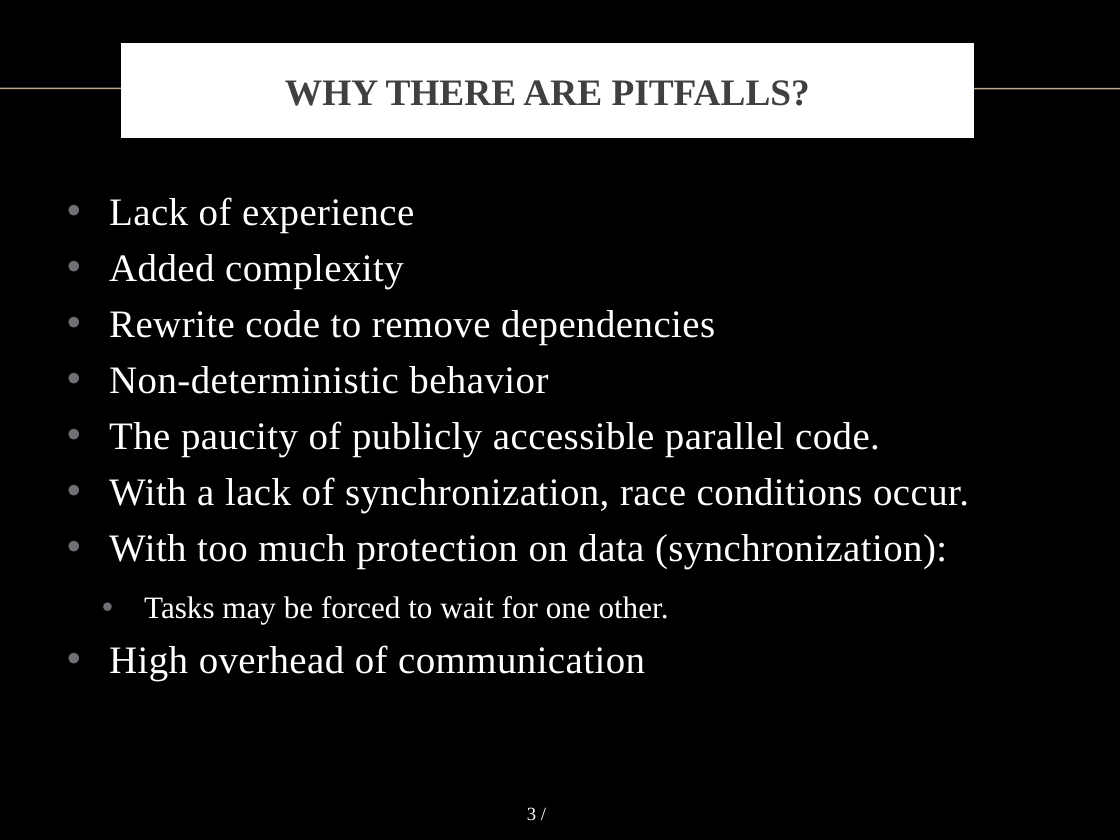
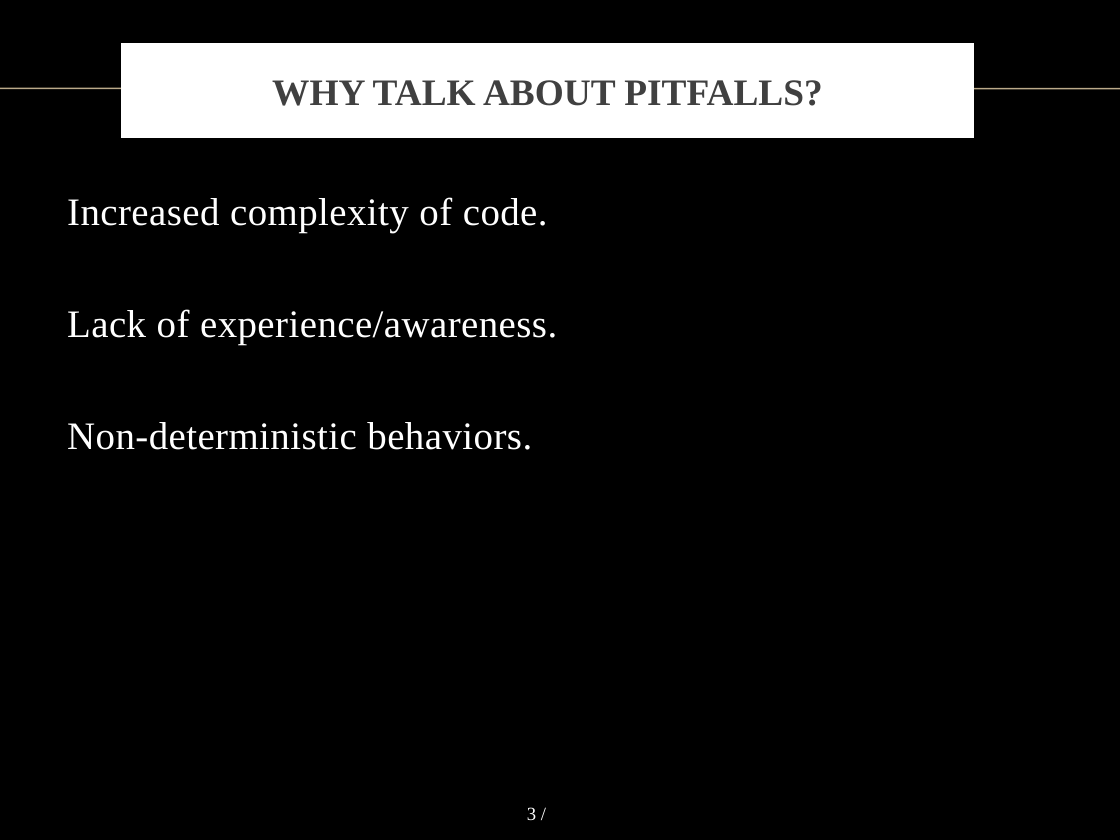
Before and after one commit to vong-srey/Paravantage, a slide deck: slide 3 of Presentation.pptx. Drawn at 1120x840 pixels with LibreOffice and Linux fonts; fonts in the diff are those of the drawing; background and template pictures are left out. Boxes give left, top, right and bottom in pixels: in the first picture for what was removed or moved away, otherwise in the second. Text is boxed around its words. In the diff, an @@ line names an element or a change of style, - is before the commit and + after.

Commit message:
Updated Presentation
Slides 1-9 updated, please check for your previous changes.

```diff
--- a/Presentation.pptx
+++ b/Presentation.pptx
@@ title at bbox=[272, 80, 822, 106]: text changed @@
-WHY THERE ARE PITFALLS?
+WHY TALK ABOUT PITFALLS?
@@ text at bbox=[67, 197, 557, 450]: text changed @@
-• Lack of experience
-• Added complexity
-• Rewrite code to remove dependencies
-• Non-deterministic behavior
-• The paucity of publicly accessible parallel code.
-• With a lack of synchronization, race conditions occur.
-• With too much protection on data (synchronization):
-  • Tasks may be forced to wait for one other.
-• High overhead of communication
+Increased complexity of code.
+Lack of experience/awareness.
+Non-deterministic behaviors.
```
Also in this commit, not shown: 9 other slides changed.
